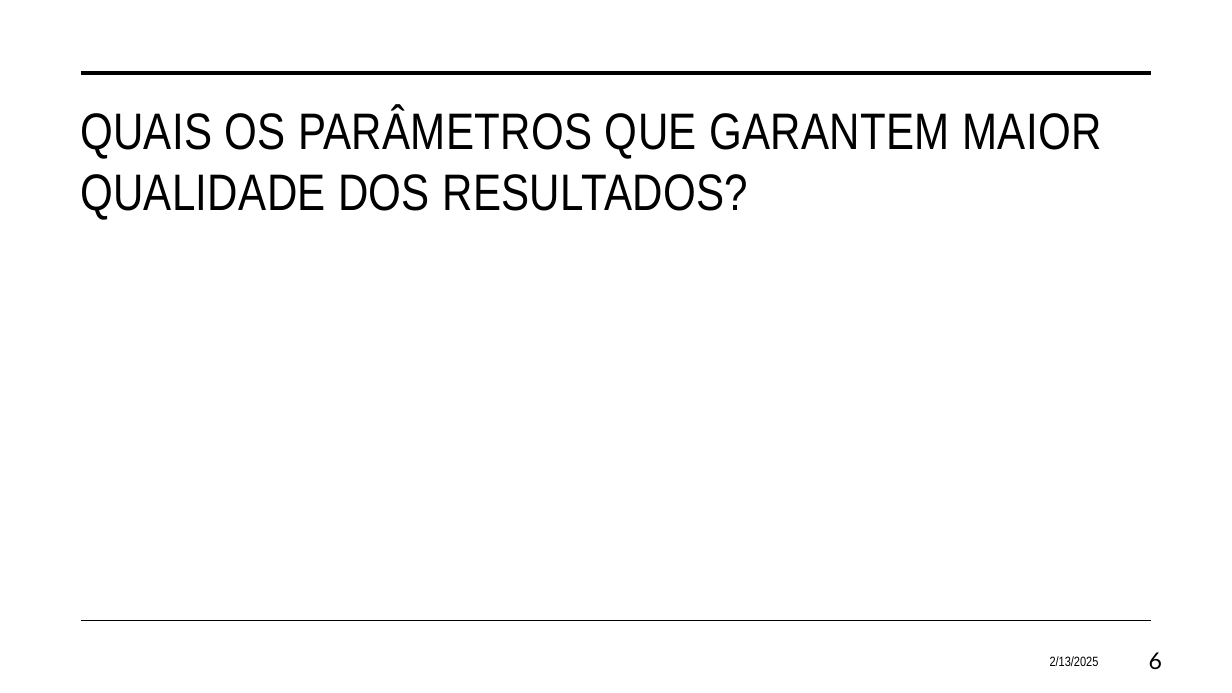
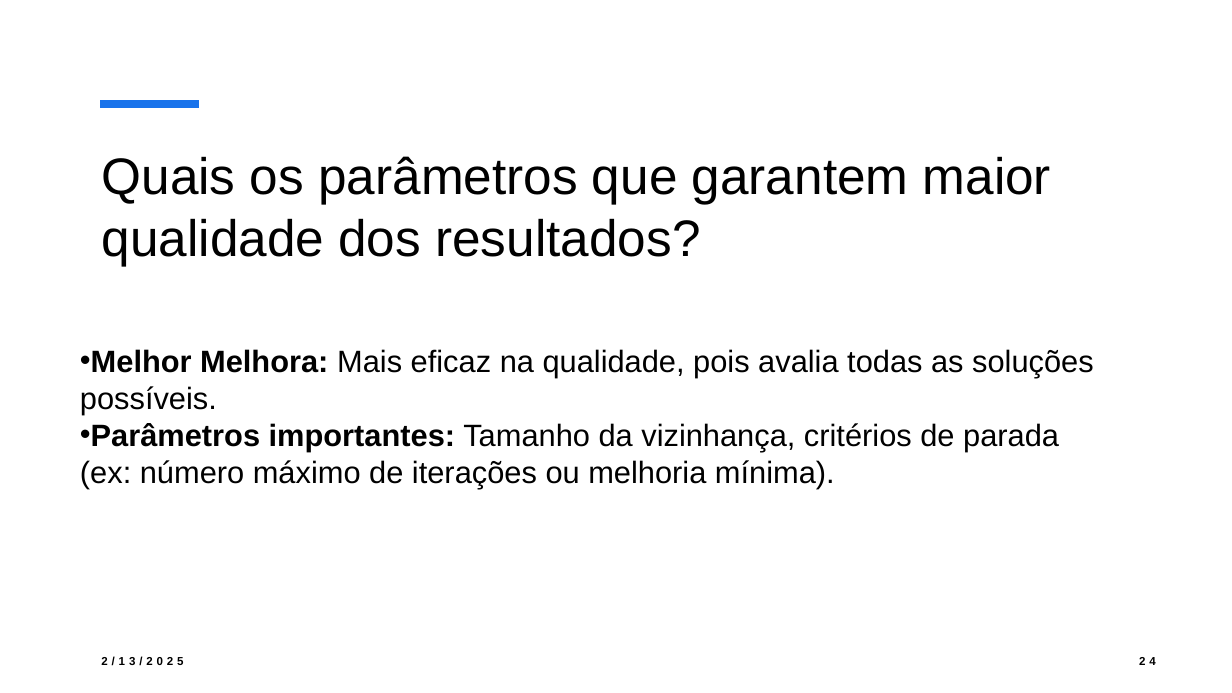
Before and after one commit to eduardosavian/heuristic-searches, a slide deck: slide 24 of documents/Presentation.pptx (slide 6 before the commit). Drawn at 1232x693 pixels with LibreOffice and Linux fonts; fonts in the diff are those of the drawing. Boxes give left, top, right and bottom in pixels: in the first picture for what was removed or moved away, otherwise in the second. Text is boxed around its words. In the diff, an @@ line names an element or a change of style, - is before the commit and + after.

```diff
--- a/documents/Presentation.pptx
+++ b/documents/Presentation.pptx
@@ line removed from (81, 73) to (1152, 73) @@
@@ line added from (100, 104) to (199, 104), #1973EB 6 pt @@
@@ title at (x1=102, y1=156, x2=1051, y2=266): text changed; font Arial Narrow to Arial @@
-QUAIS OS PARÂMETROS QUE GARANTEM MAIOR QUALIDADE DOS RESULTADOS?
+Quais os parâmetros que garantem maior qualidade dos resultados?
@@ text added at (x1=80, y1=349, x2=1094, y2=488), 24 pt, text #000000 @@
+• Melhor Melhora: Mais eficaz na qualidade, pois avalia todas as soluções possíveis.
+• Parâmetros importantes: Tamanho da vizinhança, critérios de parada (ex: número máximo de iterações ou melhoria mínima).
@@ line removed from (81, 621) to (1152, 621) @@
@@ text "2/13/2025" moved from (x1=1050, y1=656, x2=1099, y2=666) to (x1=101, y1=656, x2=183, y2=666) @@
@@ text "2/13/2025" at (x1=101, y1=656, x2=183, y2=666): size 10.5 to 9 pt, font Arial Narrow to Arial, letter spacing 0 to 3 pt, bold on; alignment right to left @@
@@ page number at (x1=1139, y1=657, x2=1156, y2=665): text changed; size 18 to 9 pt; font Lato to Arial; bold on @@
-6
+24
```
Also in this commit, not shown: 8 other slides changed, 18 slides added.
